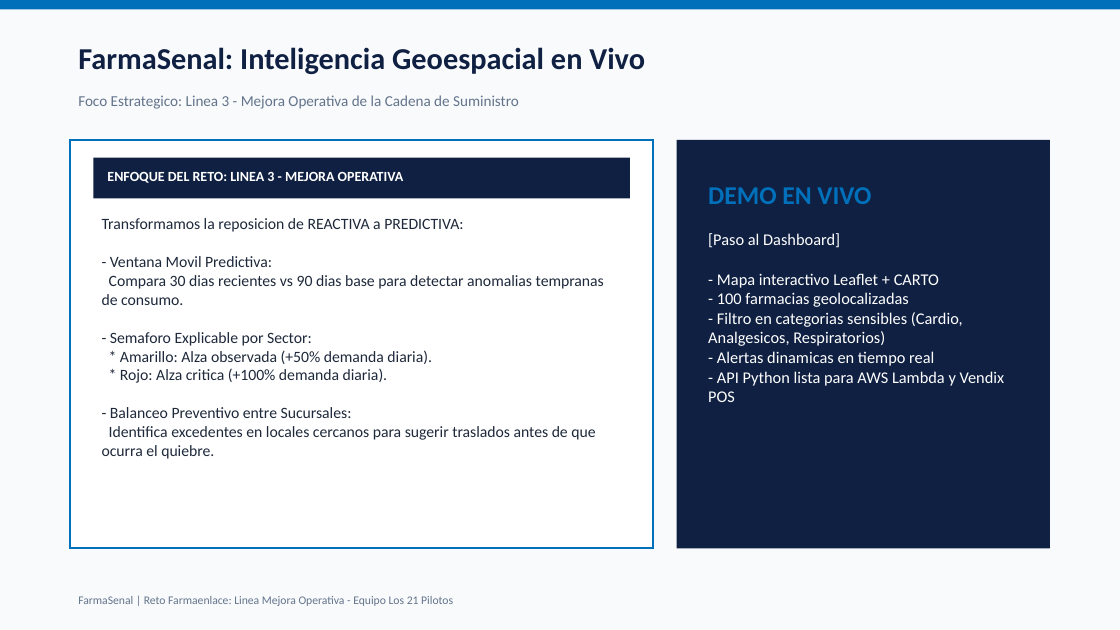
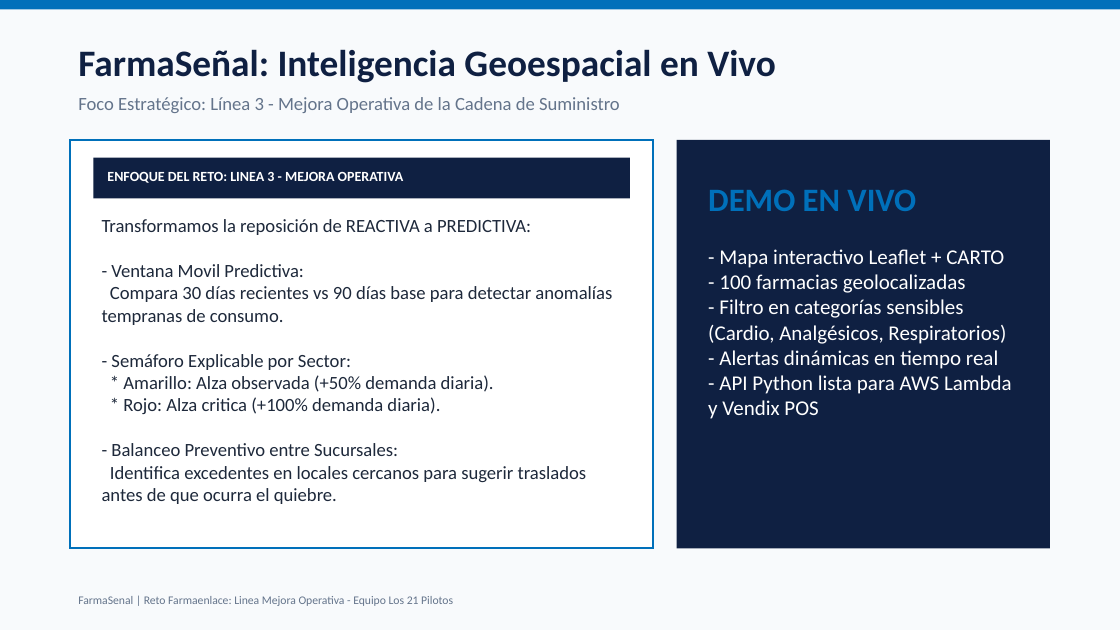
Before and after one commit to alfonso1031/Hackathon-ConnectatVentures-2026-Los21Pilotos, a slide deck: slide 4 of docs/FarmaSenal_Pitch_Presentacion.pptx. Drawn at 1120x630 pixels with LibreOffice and Linux fonts; fonts in the diff are those of the drawing. Boxes give left, top, right and bottom in pixels: in the first picture for what was removed or moved away, otherwise in the second. Text is boxed around its words. In the diff, an @@ line names an element or a change of style, - is before the commit and + after.

```diff
--- a/docs/FarmaSenal_Pitch_Presentacion.pptx
+++ b/docs/FarmaSenal_Pitch_Presentacion.pptx
@@ text at box(78, 49, 776, 83): text changed; size 26 to 32 pt @@
-FarmaSenal: Inteligencia Geoespacial en Vivo
+FarmaSeñal: Inteligencia Geoespacial en Vivo
@@ text at box(78, 97, 620, 113): text changed; size 13 to 16 pt @@
-Foco Estrategico: Linea 3 - Mejora Operativa de la Cadena de Suministro
+Foco Estratégico: Línea 3 - Mejora Operativa de la Cadena de Suministro
@@ text at box(708, 189, 1012, 419): size 22 to 28 pt in "DEMO EN VIVO"; size 14 to 18 pt in "- Mapa interactivo Leaflet + CARTO", "- 100 farmacias geolocalizadas", "- API Python lista para AWS Lambda ..." @@
@@ text at box(102, 219, 531, 235): text changed; size 13.5 to 16 pt @@
-Transformamos la reposicion de REACTIVA a PREDICTIVA:
+Transformamos la reposición de REACTIVA a PREDICTIVA:
@@ text at box(708, 233, 840, 248): paragraph removed @@
-[Paso al Dashboard]
@@ text at box(102, 264, 587, 504): size 13.5 to 16 pt in "- Ventana Movil Predictiva:", "* Amarillo: Alza observada (+50% demanda diaria).", "* Rojo: Alza critica (+100% demanda diaria).", "- Balanceo Preventivo entre Sucursales:" and 1 more places @@
@@ text at box(102, 286, 612, 370): text changed; size 13.5 to 16 pt @@
-Compara 30 dias recientes vs 90 dias base para detectar anomalias tempranas de consumo.
-- Semaforo Explicable por Sector:
+Compara 30 días recientes vs 90 días base para detectar anomalías tempranas de consumo.
+- Semáforo Explicable por Sector:
@@ text at box(708, 299, 1006, 369): text changed; size 14 to 18 pt @@
-- Filtro en categorias sensibles (Cardio, Analgesicos, Respiratorios)
-- Alertas dinamicas en tiempo real
+- Filtro en categorías sensibles (Cardio, Analgésicos, Respiratorios)
+- Alertas dinámicas en tiempo real
```
Also in this commit, not shown: 5 other slides changed.
